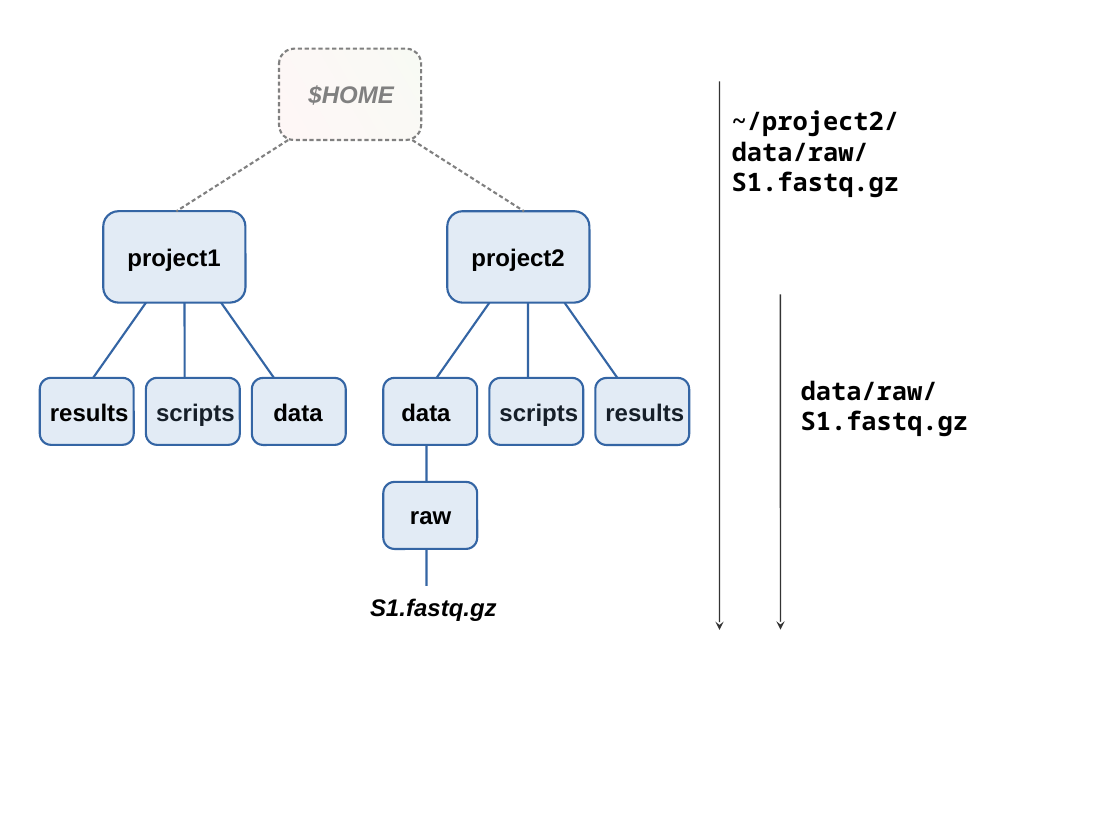
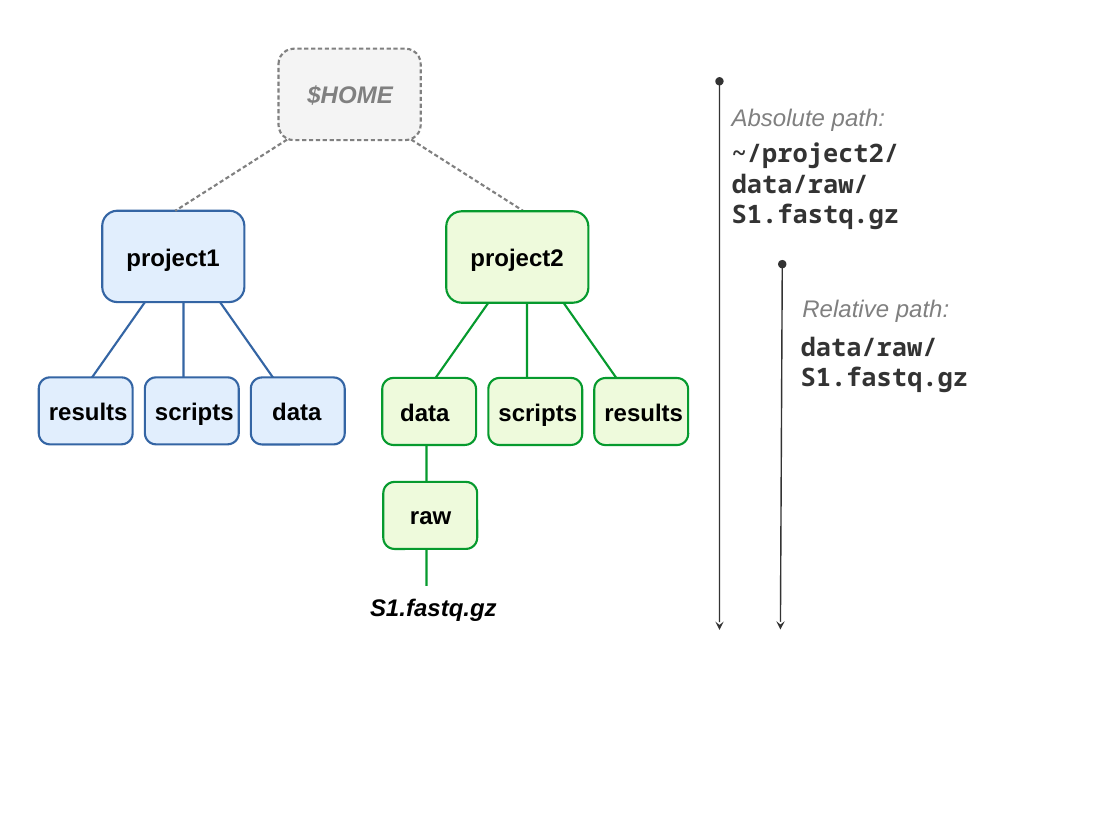
Before and after one commit to mcic-osu/pracs-sp21, a slide deck: slide 2 of docs/posts/week-02/slides/img/proj-dirs.odp. Drawn at 1120x840 pixels with LibreOffice and Linux fonts; fonts in the diff are those of the drawing. Boxes give left, top, right and bottom in pixels: in the first picture for what was removed or moved away, otherwise in the second. Text is boxed around its words. In the diff, an @@ line names an element or a change of style, - is before the commit and + after.

```diff
--- a/docs/posts/week-02/slides/img/proj-dirs.odp
+++ b/docs/posts/week-02/slides/img/proj-dirs.odp
@@ rounded rectangle at (278,49,421,140): fill gradient #DDE8CB to #FFD7D7 to #F4F4F4 @@
@@ arrow (720, 81) - (720, 630): arrow to double arrow @@
@@ text added at (732,108,885,131), 17 pt, text #808080, italic @@
+Absolute path:
@@ text "~/project2/ data/raw/S1.fastq.gz": place and size @@
-text "~/project2/ data/raw/S1.fastq.gz" at (732,110,900,198)
+text "~/project2/ data/raw/S1.fastq.gz" at (732,142,900,229)
@@ text "~/project2/ data/raw/S1.fastq.gz" at (732,142,900,229): text colour #000000 to #333333 @@
@@ arrow moved from (781, 295) - (781, 630) to (783, 264) - (781, 630) @@
@@ arrow (783, 264) - (781, 630): arrow to double arrow @@
@@ text added at (802,299,949,322), 17 pt, text #808080, italic @@
+Relative path:
@@ line (489, 303) - (436, 378): stroke #3465A4 1.5 pt to #069A2E 1.5 pt @@
@@ line (527, 303) - (527, 378): stroke #3465A4 1.5 pt to #069A2E 1.5 pt @@
@@ line (564, 303) - (617, 378): stroke #3465A4 1.5 pt to #069A2E 1.5 pt @@
@@ text "data/raw/ S1.fastq.gz" at (801,336,969,392): text colour #000000 to #333333 @@
@@ text "data/raw/ S1.fastq.gz": place and size @@
-text "data/raw/ S1.fastq.gz" at (801,380,969,437)
+text "data/raw/ S1.fastq.gz" at (801,336,969,392)
@@ fill #729FCF at 20% opacity to #E1EEFD in 4 elements at (39,377,132,444), (251,377,345,444), (103,210,245,302), (145,377,239,444) @@
@@ fill #729FCF at 20% opacity to #EEFADC; outline #3465A4 1.5 pt to #069A2E 1.5 pt in 5 elements at (383,482,477,549), (489,378,582,445), (595,378,688,445), (446,211,588,303), (382,378,476,445) @@
@@ line (427, 445) - (427, 482): stroke #3465A4 1.5 pt to #069A2E 1.5 pt @@
@@ line (427, 549) - (427, 586): stroke #3465A4 1.5 pt to #069A2E 1.5 pt @@
```
Also in this commit, not shown: 5 other slides changed, 26 other files.
